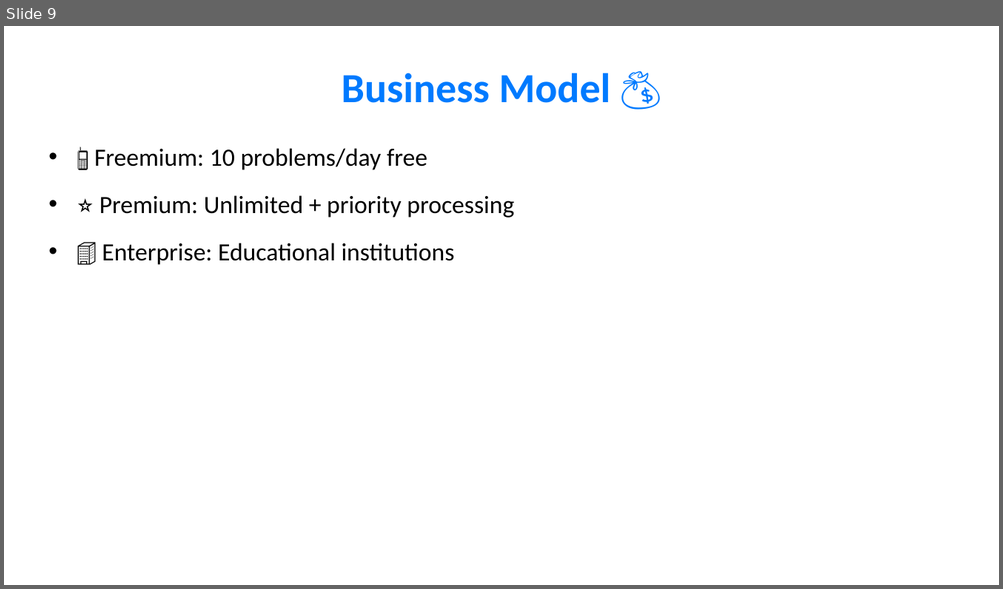
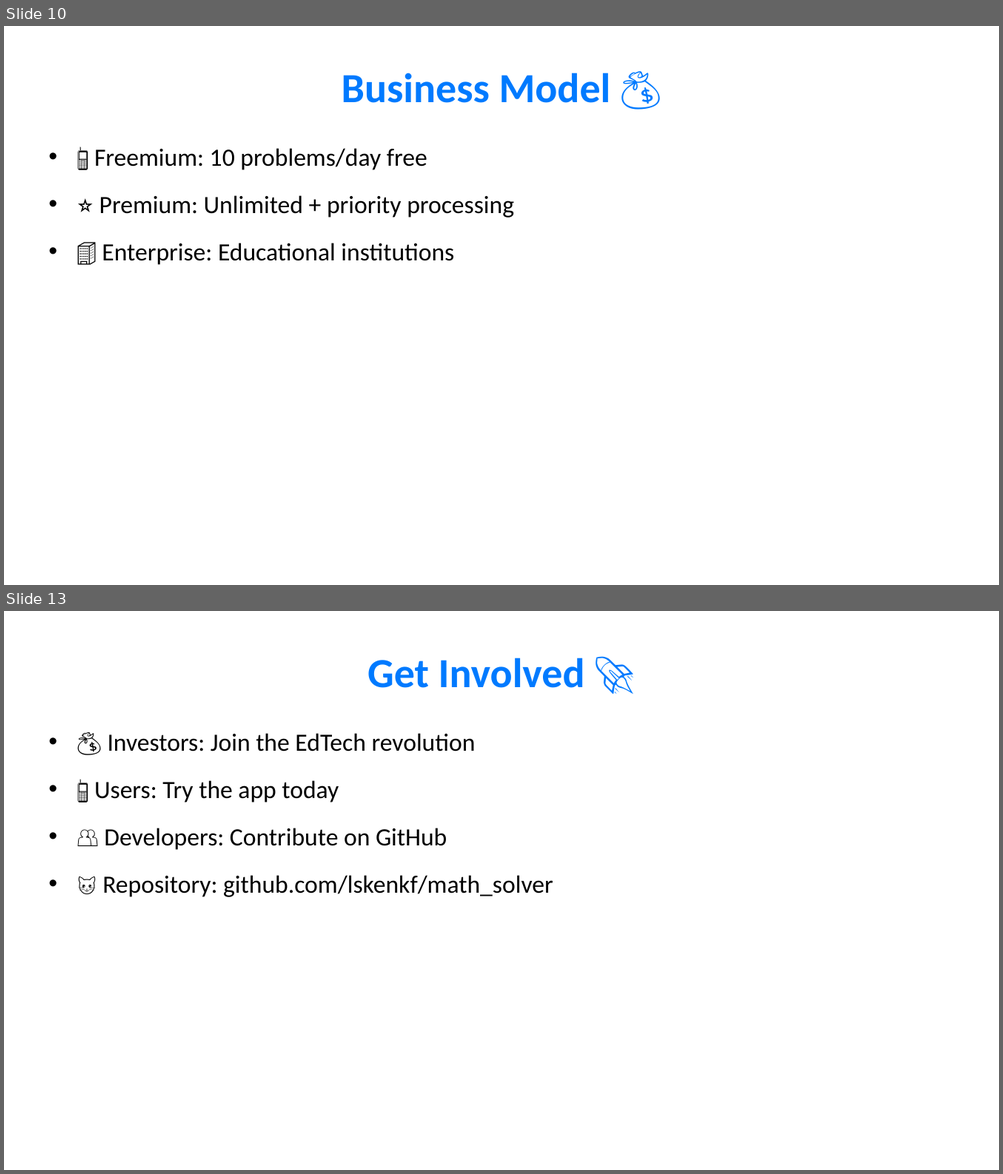
Before and after one commit to lskenkf/math_solver, a slide deck: Math_Solver_Refined_Presentation.pptx. Shown one above the other, each under a label of ours: slide 9 before the commit, slides 10 and 13 after it; the slides between them are not shown. The pictures are 1003x589 and 1003x1174 pixels, drawn with LibreOffice and Linux fonts; fonts in the diff are those of the drawing. Boxes give left, top, right and bottom in pixels: in the first picture for what was removed or moved away, otherwise in the second. Text is boxed around its words. In the diff, an @@ line names an element or a change of style, - is before the commit and + after.

```diff
--- a/Math_Solver_Refined_Presentation.pptx
+++ b/Math_Solver_Refined_Presentation.pptx
@@ slide 13 added at (4, 611, 999, 1170), background #FFFFFF @@
@@ title added at (367, 658, 585, 688), 40 pt, text #007AFF, bold @@
+Get Involved 🚀
@@ text added at (94, 733, 553, 897), 24 pt, text #000000 @@
+• 💰 Investors: Join the EdTech revolution
+• 📱 Users: Try the app today
+• 👥 Developers: Contribute on GitHub
+• 🐱 Repository: github.com/lskenkf/math_solver
@@ what was slide 9 is now slide 10 @@
```
Also in this commit, not shown: 5 slides changed, 2 other slides added, 1 slide removed, 29 other files.
